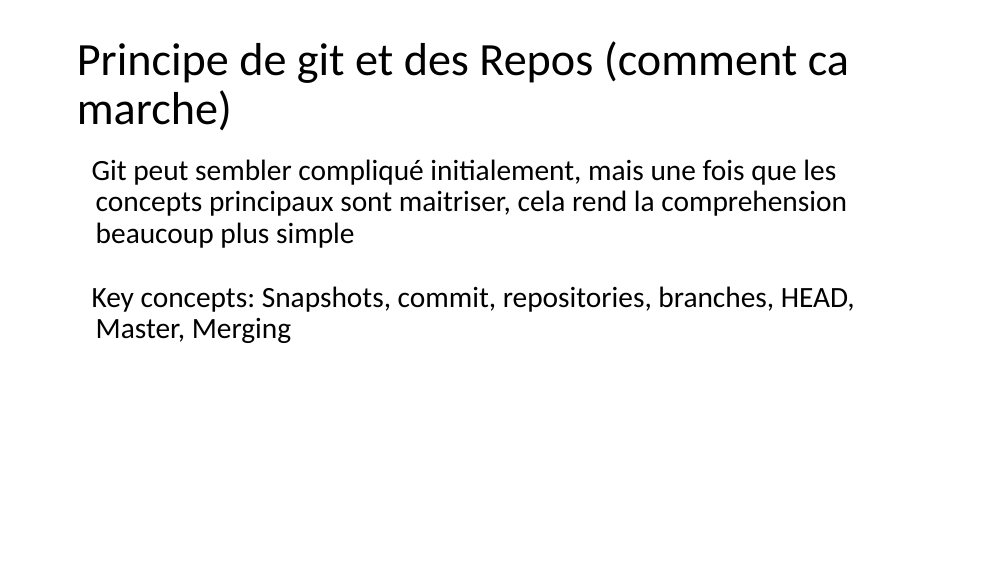
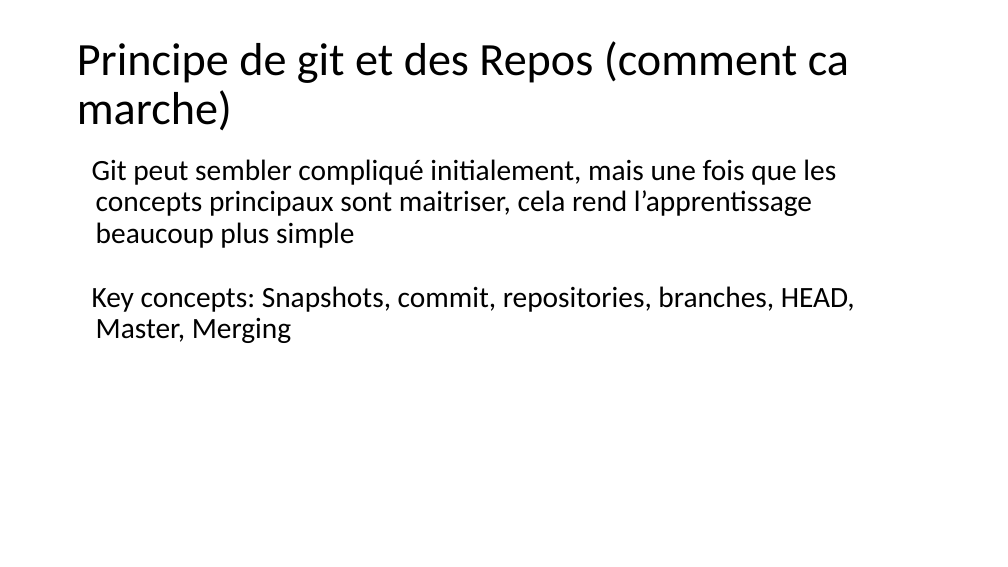
Before and after one commit to PolyCortex/Tuto-Git, a slide deck: slide 5 of Git-Tutorial-Good.pptx. Drawn at 1008x567 pixels with LibreOffice and Linux fonts; fonts in the diff are those of the drawing. Boxes give left, top, right and bottom in pixels: in the first picture for what was removed or moved away, otherwise in the second. Text is boxed around its words. In the diff, an @@ line names an element or a change of style, - is before the commit and + after.

```diff
--- a/Git-Tutorial-Good.pptx
+++ b/Git-Tutorial-Good.pptx
@@ text at box(92, 159, 836, 248): text changed @@
-Git peut sembler compliqué initialement, mais une fois que les concepts principaux sont maitriser, cela rend la comprehension beaucoup plus simple
+Git peut sembler compliqué initialement, mais une fois que les concepts principaux sont maitriser, cela rend l’apprentissage beaucoup plus simple
```
Also in this commit, not shown: 11 other slides changed, 1 other file.
